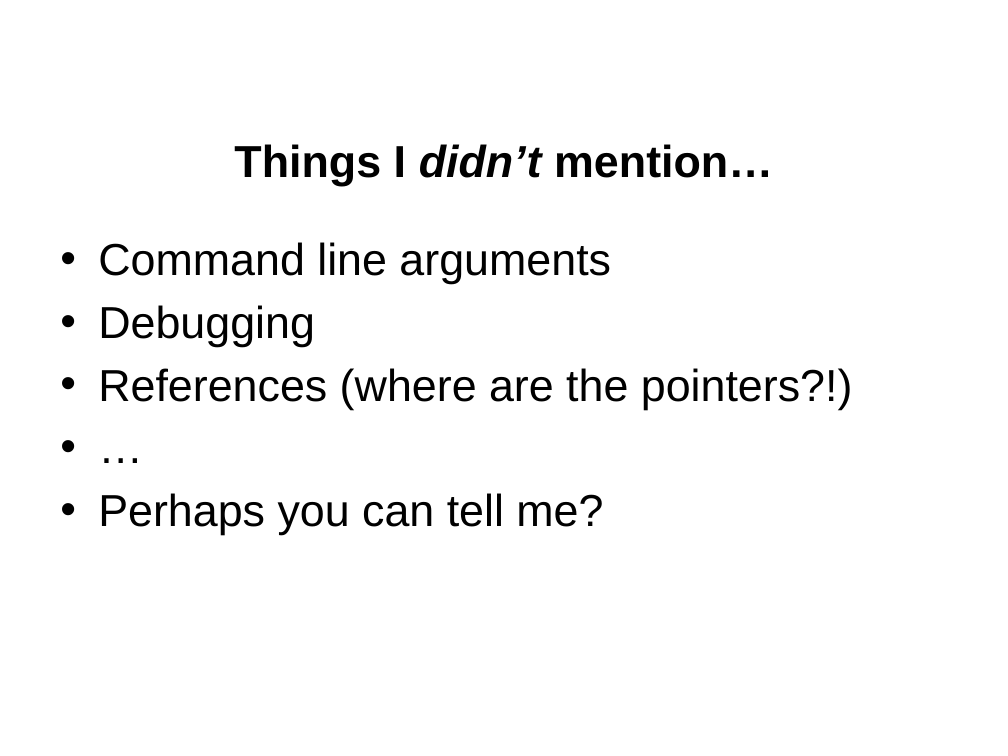
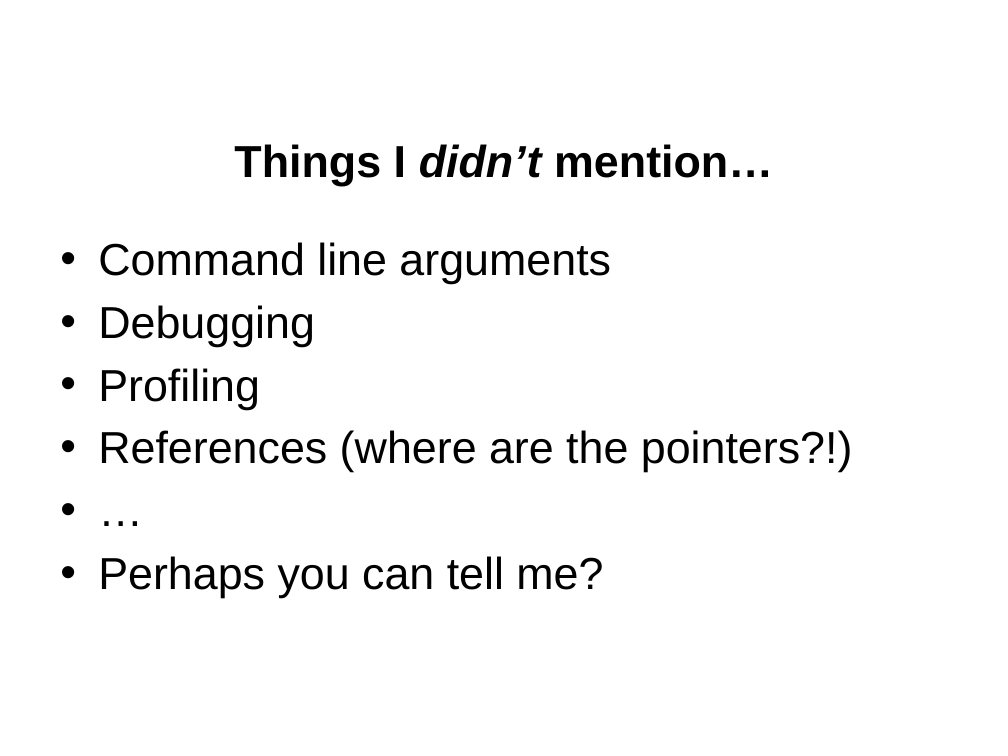
Before and after one commit to jgerity/talks, a slide deck: slide 24 of 2016/computing_workgroup/intro-to-python/intro-to-python.pptx (slide 23 before the commit). Drawn at 1008x756 pixels with LibreOffice and Linux fonts; fonts in the diff are those of the drawing; background and template pictures are left out. Boxes give left, top, right and bottom in pixels: in the first picture for what was removed or moved away, otherwise in the second. Text is boxed around its words. In the diff, an @@ line names an element or a change of style, - is before the commit and + after.

```diff
--- a/2016/computing_workgroup/intro-to-python/intro-to-python.pptx
+++ b/2016/computing_workgroup/intro-to-python/intro-to-python.pptx
@@ text at [98,368,260,410]: paragraph added @@
+• Profiling
```
Also in this commit, not shown: 1 slide added.
